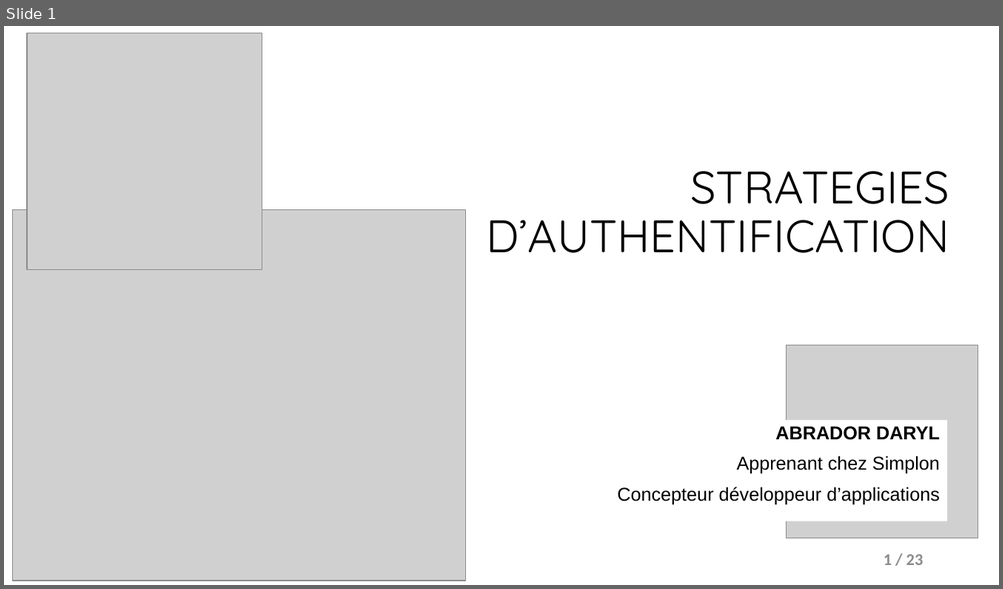
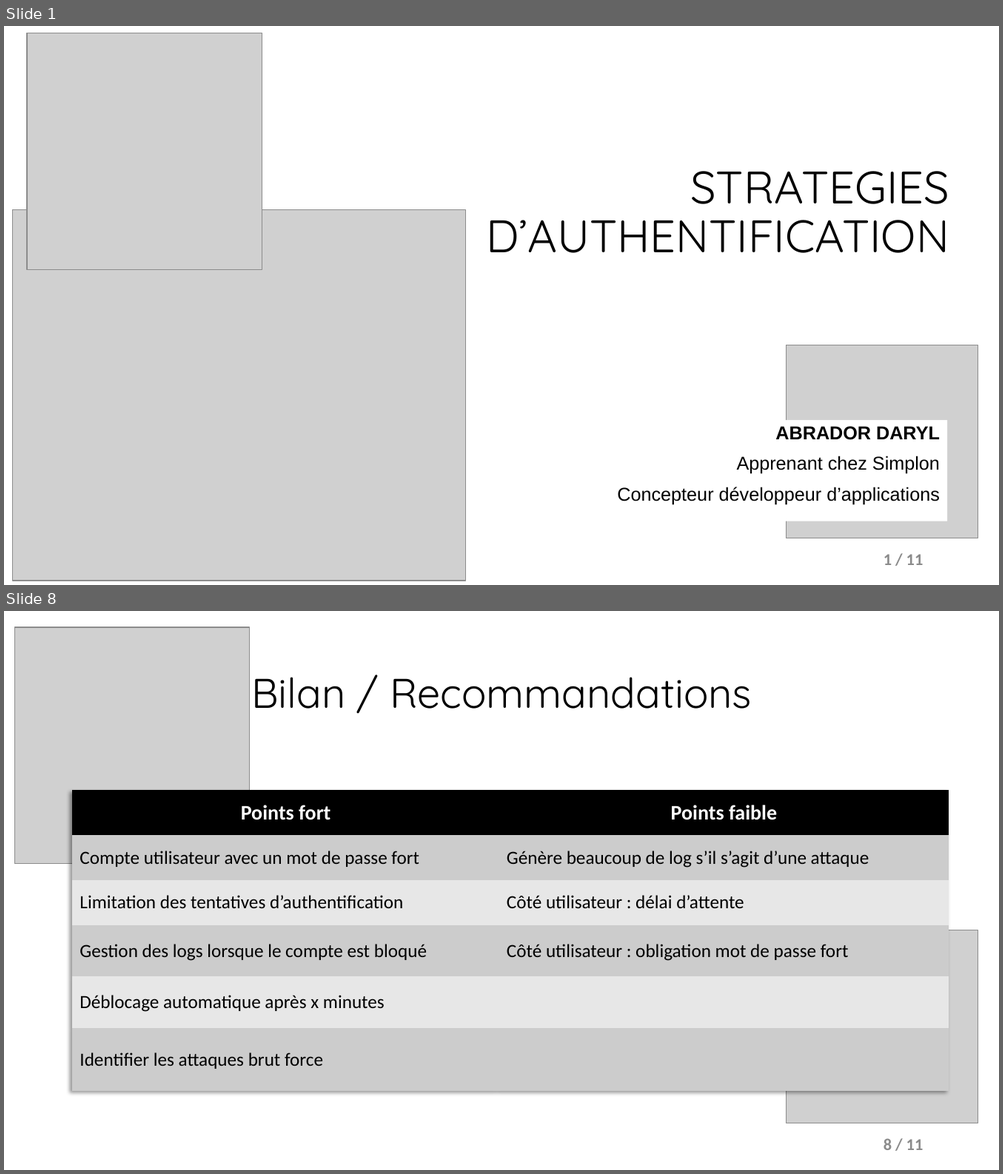
Before and after one commit to Darylabrador/cybersecurite, a slide deck: 0-PRESENTATION_POWERPOINT/presentation_strat_connexion.pptx. Shown one above the other, each under a label of ours: slide 1 before the commit, slides 1 and 8 after it; the slides between them are not shown. The pictures are 1003x589 and 1003x1174 pixels, drawn with LibreOffice and Linux fonts; fonts in the diff are those of the drawing; grey boxes stand for pictures. Boxes give left, top, right and bottom in pixels: in the first picture for what was removed or moved away, otherwise in the second. Text is boxed around its words. In the diff, an @@ line names an element or a change of style, - is before the commit and + after.

```diff
--- a/0-PRESENTATION_POWERPOINT/presentation_strat_connexion.pptx
+++ b/0-PRESENTATION_POWERPOINT/presentation_strat_connexion.pptx
@@ slide 8 added at (4, 611, 999, 1170), background #FFFFFF @@
@@ picture added at (14, 627, 250, 864) @@
@@ title added at (251, 677, 751, 709), 40 pt, text #000000 @@
+Bilan / Recommandations
@@ table added at (73, 790, 948, 1091), 6 rows, 2 columns @@
+Points fort | Points faible
+Compte utilisateur avec un mot de passe fort | Génère beaucoup de log s’il s’agit d’une attaque
+Limitation des tentatives d’authentification | Côté utilisateur : délai d’attente
+Gestion des logs lorsque le compte est bloqué | Côté utilisateur : obligation mot de passe fort
+Déblocage automatique après x minutes | 
+Identifier les attaques brut force | 
@@ picture added at (786, 931, 978, 1125) @@
@@ page number added at (883, 1139, 923, 1150), 16 pt, text #8C8C8C, bold @@
+8 / 11
@@ page number at (883, 554, 923, 565): text changed @@
-1 / 23
+1 / 11
```
Also in this commit, not shown: 3 slides changed, 6 other slides added, 3 slides removed, 7 other files.
